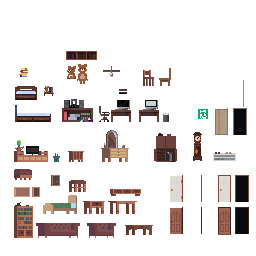
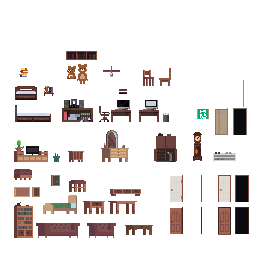
Revision of a layered 256×256 image; what changed, layer by layer:
painted on "레이어 49" over [197, 109, 209, 119]